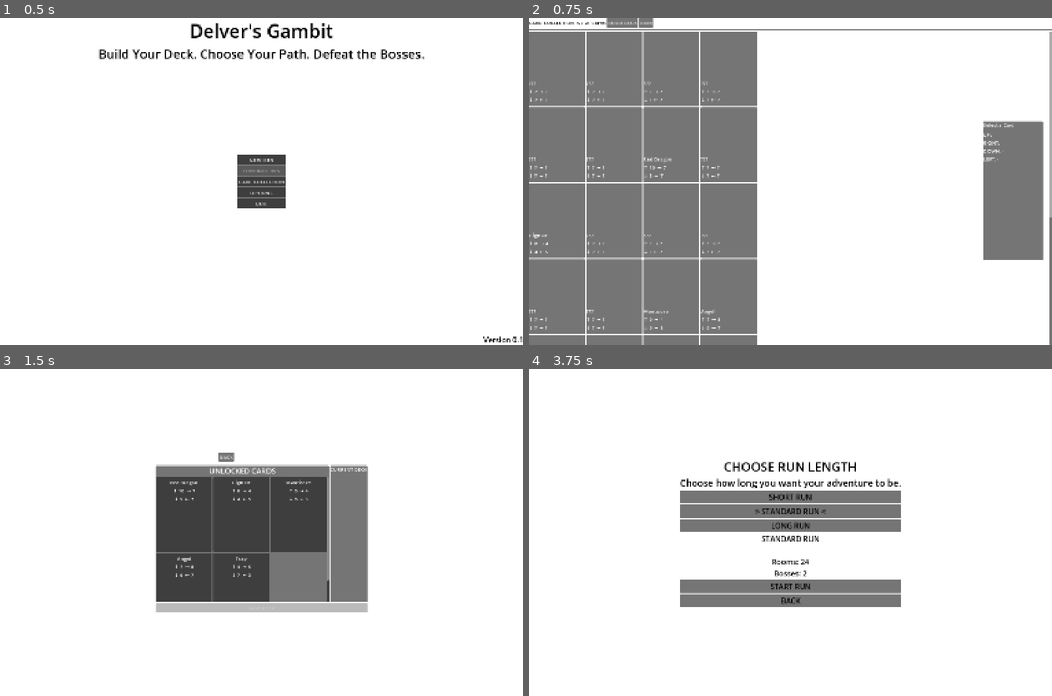
Above: before the commit, frames 1-4 (two rows, left to right).
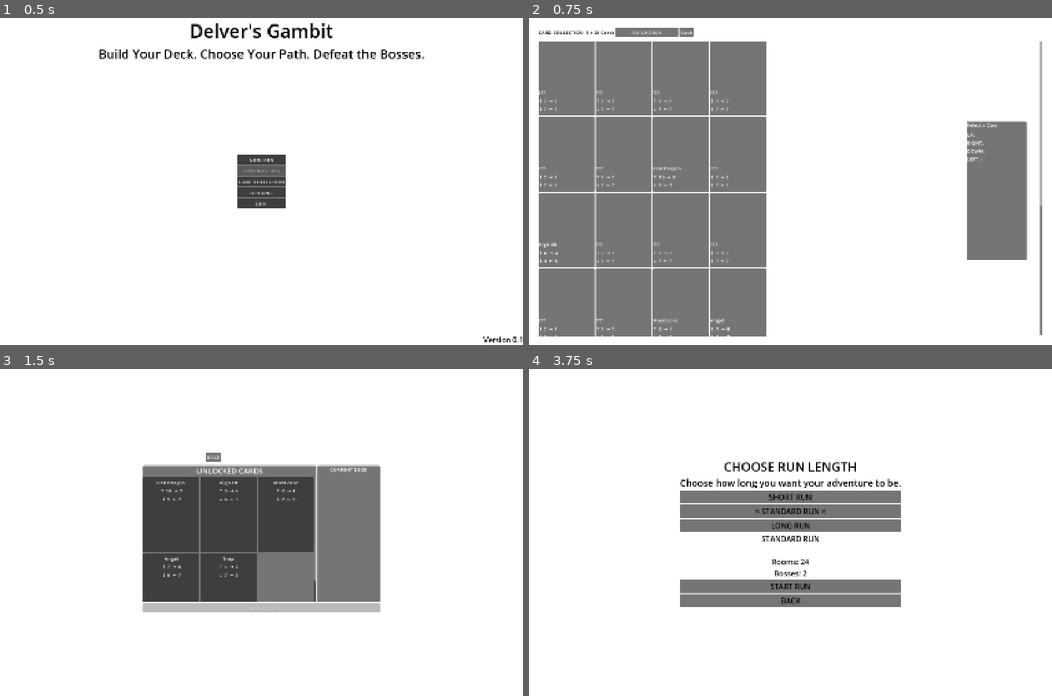
Above: after the commit, the same moments.

Repository: PixtoltheMaker/single-player-design-team-2-game
Game: Godot game, scene res://menus/MainMenu.tscn
Two runs of this game, one before a commit and one after it. Both use one fixed random seed, a clock stepped at 60 frames per second and the inputs below.
Inputs:
- Up to frame 1 (0.5 s): no input
- Up to frame 2 (0.75 s): click "CARD COLLECTION" at 0.5 s
- Up to frame 3 (1.5 s): click "BUILD DECK" at 1.25 s
- Up to frame 4 (3.75 s): click "BACK" at 2 s; click "Back" at 2.75 s; click "NEW RUN" at 3.5 s

Frame 1 is identical in both runs. In frame 2, 14% of the frame differs, in the area x 0-100%, y 0-100%; in frame 3, 4.7%; in frame 4, nothing differs.

Commit message:
update 8

Diff:
--- a/menus/DeckBuilder.tscn
+++ b/menus/DeckBuilder.tscn
@@ -81,6 +81,7 @@
 columns = 3
 
 [node name="DeckPanel" type="PanelContainer" parent="MarginContainer/VBoxContainer/Content" unique_id=1719934352]
+custom_minimum_size = Vector2(200, 0)
 layout_mode = 2
 
 [node name="VBoxContainer" type="VBoxContainer" parent="MarginContainer/VBoxContainer/Content/DeckPanel" unique_id=489554912]
@@ -89,6 +90,7 @@
 [node name="DeckLabel" type="Label" parent="MarginContainer/VBoxContainer/Content/DeckPanel/VBoxContainer" unique_id=532187778]
 layout_mode = 2
 text = "CURRENT DECK"
+horizontal_alignment = 1
 
 [node name="DeckList" type="VBoxContainer" parent="MarginContainer/VBoxContainer/Content/DeckPanel/VBoxContainer" unique_id=36030352]
 layout_mode = 2
--- a/menus/card_collection.tscn
+++ b/menus/card_collection.tscn
@@ -26,6 +26,10 @@
 anchor_bottom = 1.0
 grow_horizontal = 2
 grow_vertical = 2
+theme_override_constants/margin_left = 30
+theme_override_constants/margin_top = 30
+theme_override_constants/margin_right = 30
+theme_override_constants/margin_bottom = 30
 
 [node name="VBoxContainer" type="VBoxContainer" parent="MarginContainer" unique_id=349922982]
 layout_mode = 2
@@ -44,6 +48,7 @@
 theme_override_colors/font_color = Color(0, 0, 0, 1)
 
 [node name="DeckBuilderButton" type="Button" parent="MarginContainer/VBoxContainer/Header" unique_id=1837006812]
+custom_minimum_size = Vector2(200, 0)
 layout_mode = 2
 text = "BUILD DECK"
 
@@ -67,9 +72,9 @@
 [node name="CardDetailsPanel" type="Panel" parent="." unique_id=839173306]
 custom_minimum_size = Vector2(100, 100)
 layout_mode = 0
-offset_left = 1459.0
+offset_left = 1406.0
 offset_top = 332.0
-offset_right = 1652.0
+offset_right = 1599.0
 offset_bottom = 778.0
 mouse_filter = 2
 
